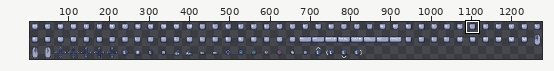
Pixel-art file: Continuum/Assets/WIP_Assets/Visuals/UI/Controls.aseprite. Above: a wide view before the commit, with the close-up outlined.
Close-up. Before:
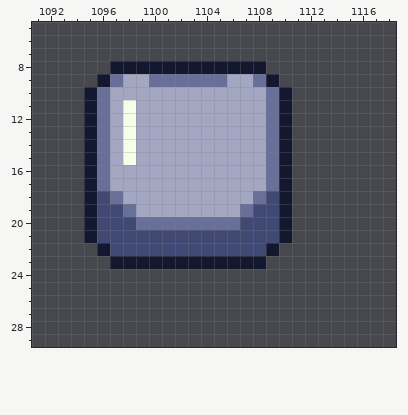
1280x96 pixels, 1 frame. Shown: x 1091..1118, y 5..29. The wide view leaves out empty margins.
Now the later version:
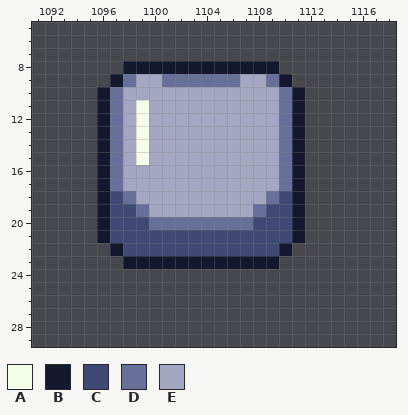
Palette (. is transparent): A #f5ffe8  B #14182e  C #404973  D #686f99  E #a3a7c2
Change:
y 8: x 1097 B -> .; x 1109 . -> B
y 9: x 1096..1098 BDE -> .BD; x 1100 D -> E; x 1106 E -> D; x 1108..1110 DB. -> EDB
y 10: x 1095..1097 BDE -> .BD; x 1109..1111 DB. -> EDB
y 11..15: x 1095..1099 BDEAE -> .BDEA; x 1109..1111 DB. -> EDB
y 16..17: x 1095..1097 BDE -> .BD; x 1109..1111 DB. -> EDB
y 18: x 1095..1098 BCDE -> .BCD; x 1108..1111 DCB. -> EDCB
y 19: x 1095..1096 BC -> .B; x 1098..1099 DE -> CD; x 1107..1108 DC -> ED; x 1110..1111 B. -> CB
y 20: x 1095..1096 BC -> .B; x 1099 D -> C; x 1107 C -> D; x 1110..1111 B. -> CB
y 21: x 1095..1096 BC -> .B; x 1110..1111 B. -> CB
y 22: x 1096..1097 BC -> .B; x 1109..1110 B. -> CB
y 23: x 1097 B -> .; x 1109 . -> B
Pixel boxes of the changes (left, top, right, bottom) in both close-ups:
changed: (84, 61, 162, 269)
changed: (227, 61, 305, 269)
